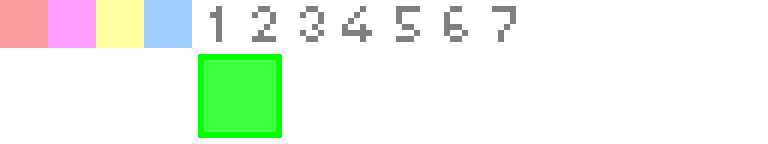
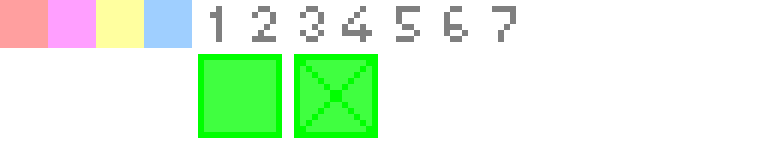
Layered file, before and after one edit (w=768, h=144). Changes by layer:
renamed "Layer 28" to "Layer 29", painted on it over [294, 54, 378, 138]
